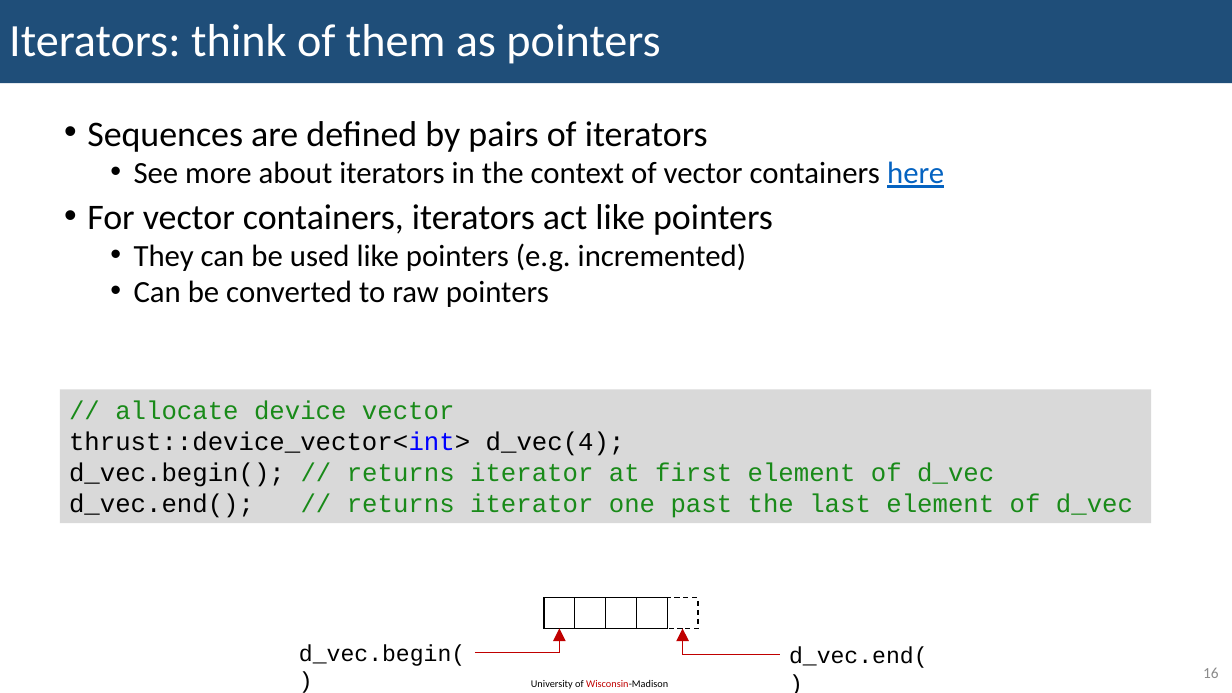
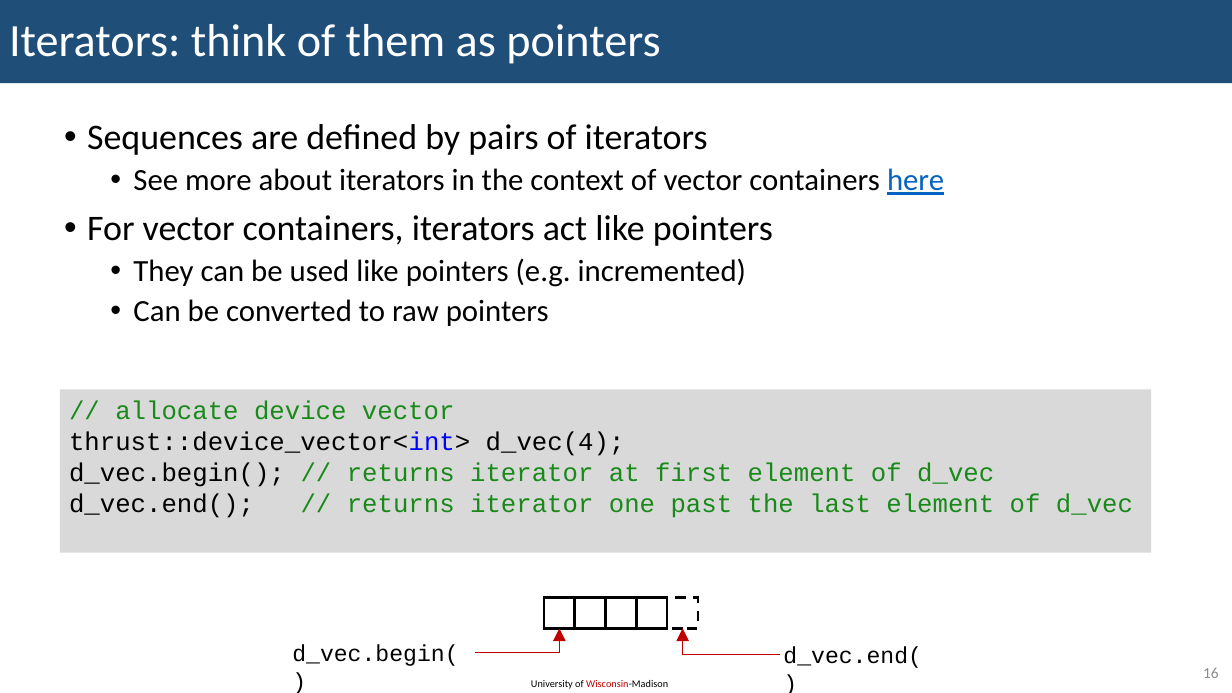
Before and after one commit to KennyKangMPC/CS-759, a slide deck: slide 16 of lecture_notes/lecture18_0305.pptx. Drawn at 1232x693 pixels with LibreOffice and Linux fonts; fonts in the diff are those of the drawing. Boxes give left, top, right and bottom in pixels: in the first picture for what was removed or moved away, otherwise in the second. Text is boxed around its words. In the diff, an @@ line names an element or a change of style, - is before the commit and + after.

```diff
--- a/lecture_notes/lecture18_0305.pptx
+++ b/lecture_notes/lecture18_0305.pptx
@@ text "Sequences are defined by pairs ..." at bbox=[87, 124, 944, 326]: line spacing 0.8 to 0.9 @@
@@ rectangle "// allocate device vector": place and size @@
-rectangle "// allocate device vector" at bbox=[60, 390, 1152, 524]
+rectangle "// allocate device vector" at bbox=[60, 390, 1152, 554]
@@ rectangle at bbox=[667, 598, 698, 628]: outline #000000 1 pt dashed to #000000 2 pt dashed @@
@@ elbow arrow (780, 654) - (683, 628): stroke #C00000 1 pt to #C00000 0.99 pt @@
@@ text "d_vec.begin()": place and size @@
-text "d_vec.begin()" at bbox=[299, 644, 465, 666]
+text "d_vec.begin()" at bbox=[292, 644, 458, 666]
@@ text "d_vec.end()": place and size @@
-text "d_vec.end()" at bbox=[789, 646, 928, 668]
+text "d_vec.end()" at bbox=[783, 646, 922, 668]
```
Also in this commit, not shown: 71 other slides changed, 3 other files.
